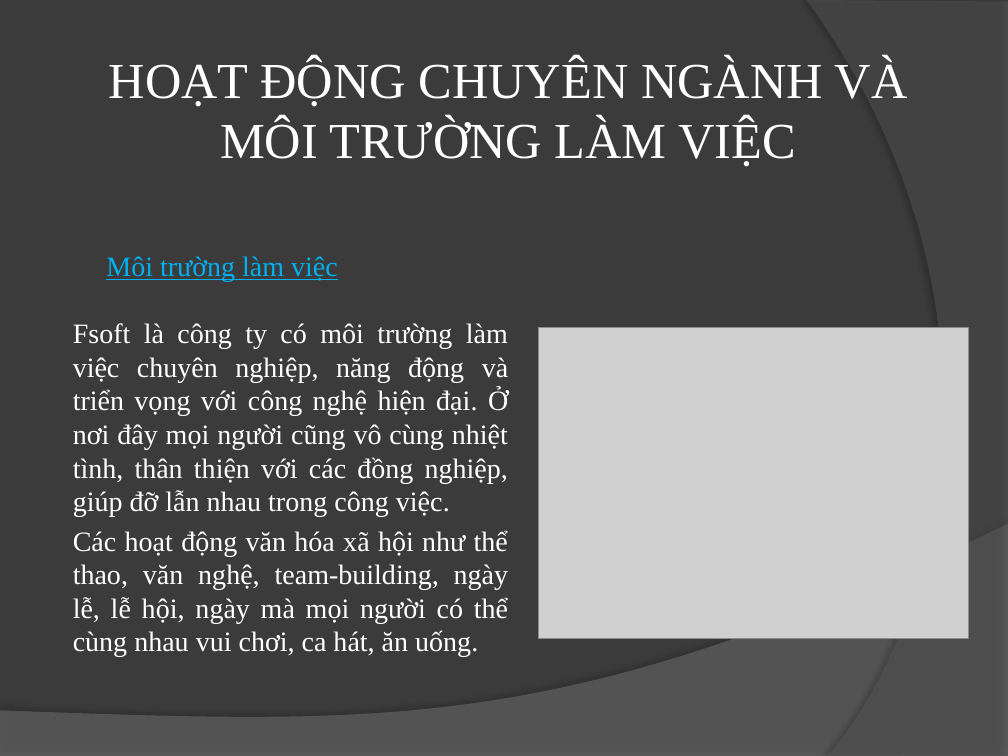
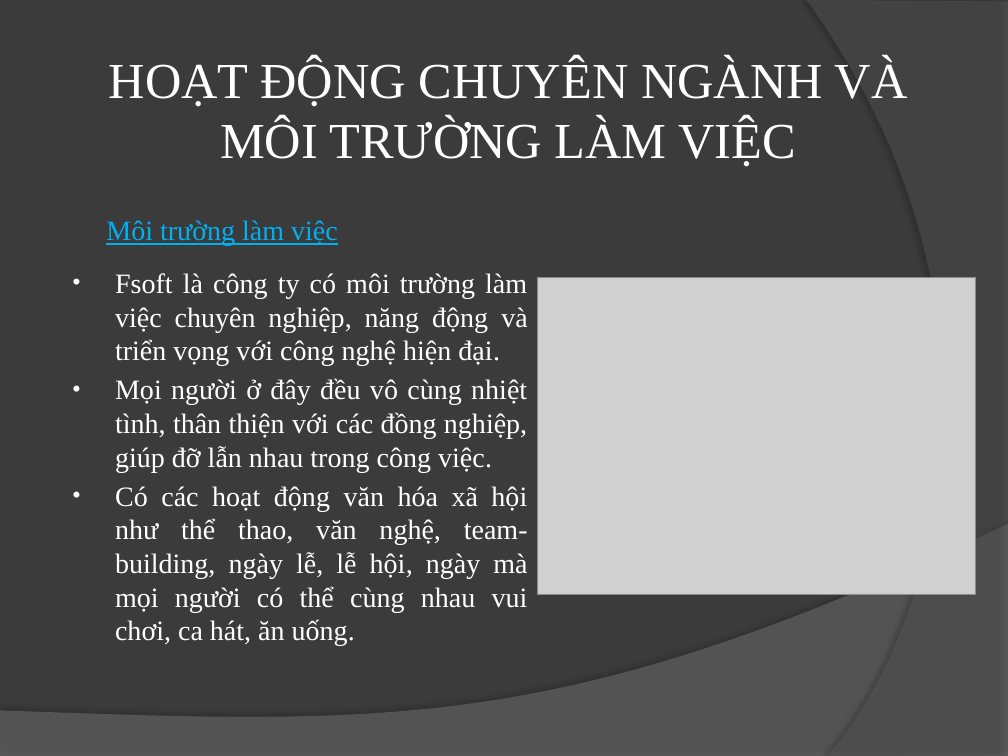
Before and after one commit to PusHGoD/1234, a slide deck: slide 6 of BAO CAO OJT K10A.pptx. Drawn at 1008x756 pixels with LibreOffice and Linux fonts; fonts in the diff are those of the drawing; grey boxes stand for pictures. Boxes give left, top, right and bottom in pixels: in the first picture for what was removed or moved away, otherwise in the second. Text is boxed around its words. In the diff, an @@ line names an element or a change of style, - is before the commit and + after.

```diff
--- a/BAO CAO OJT K10A.pptx
+++ b/BAO CAO OJT K10A.pptx
@@ text "Môi trường làm việc" moved from (x1=106, y1=256, x2=338, y2=282) to (x1=106, y1=220, x2=338, y2=246) @@
@@ text at (x1=115, y1=273, x2=528, y2=646): text changed @@
-Fsoft là công ty có môi trường làm việc chuyên nghiệp, năng động và triển vọng với công nghệ hiện đại. Ở nơi đây mọi người cũng vô cùng nhiệt tình, thân thiện với các đồng nghiệp, giúp đỡ lẫn nhau trong công việc.
-Các hoạt động văn hóa xã hội như thể thao, văn nghệ, team-building, ngày lễ, lễ hội, ngày mà mọi người có thể cùng nhau vui chơi, ca hát, ăn uống.
+• Fsoft là công ty có môi trường làm việc chuyên nghiệp, năng động và triển vọng với công nghệ hiện đại.
+• Mọi người ở đây đều vô cùng nhiệt tình, thân thiện với các đồng nghiệp, giúp đỡ lẫn nhau trong công việc.
+• Có các hoạt động văn hóa xã hội như thể thao, văn nghệ, team-building, ngày lễ, lễ hội, ngày mà mọi người có thể cùng nhau vui chơi, ca hát, ăn uống.
@@ picture resized from (x1=539, y1=328, x2=969, y2=638) to (x1=537, y1=277, x2=976, y2=595) @@
```
Also in this commit, not shown: 8 other slides changed.
